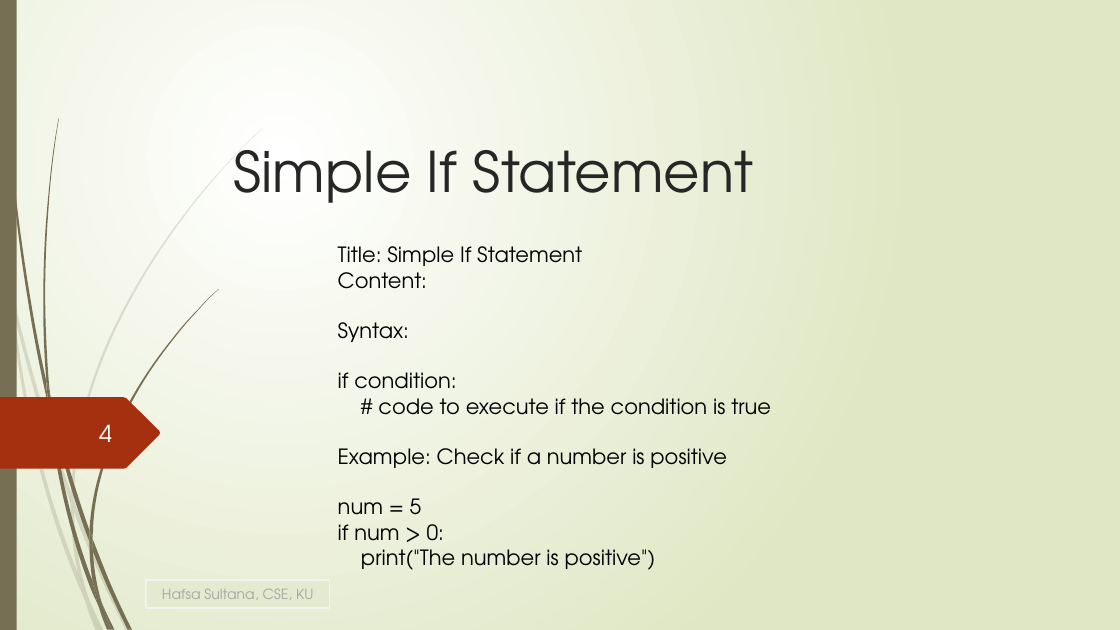
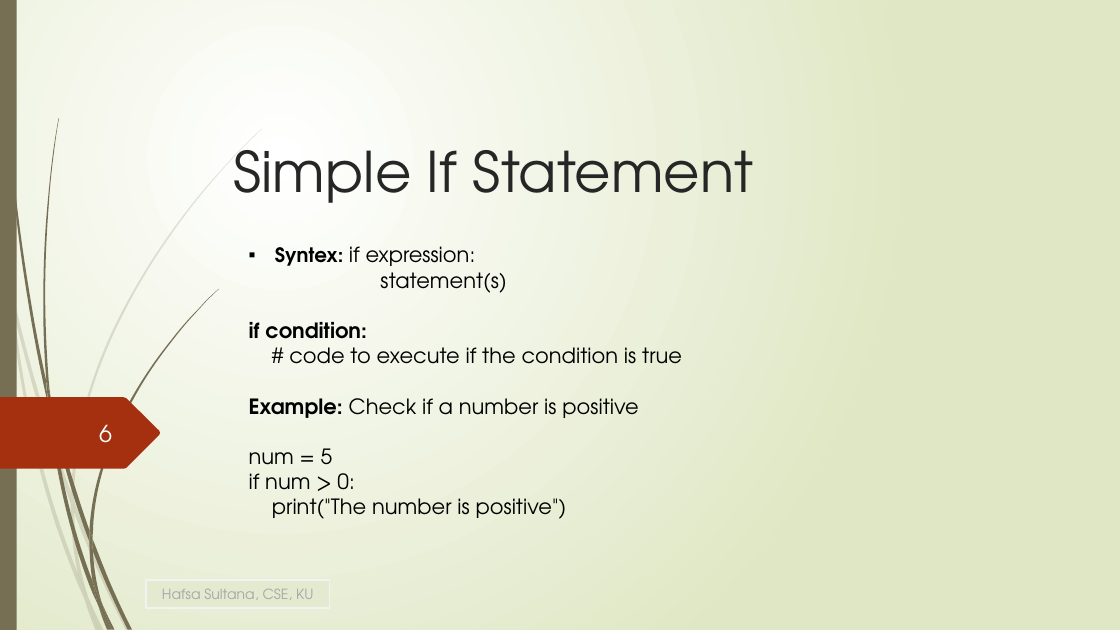
Before and after one commit to HafsaSultana/Python-Programming-Course-of-Bangladesh-Computer-Council, a slide deck: slide 6 of Lecture/Lecture6_If_Else.pptx (slide 4 before the commit). Drawn at 1120x630 pixels with LibreOffice and Linux fonts; fonts in the diff are those of the drawing. Boxes give left, top, right and bottom in pixels: in the first picture for what was removed or moved away, otherwise in the second. Text is boxed around its words. In the diff, an @@ line names an element or a change of style, - is before the commit and + after.

```diff
--- a/Lecture/Lecture6_If_Else.pptx
+++ b/Lecture/Lecture6_If_Else.pptx
@@ text "Syntex: if expression:": place and size @@
-text "Syntex: if expression:" at (338, 246, 771, 570)
+text "Syntex: if expression:" at (249, 246, 682, 519)
@@ text at (275, 246, 506, 293): text changed @@
-Title: Simple If Statement
-Content:
-Syntax:
+▪ Syntex: if expression:
+statement(s)
@@ text at (249, 322, 638, 418): bold on in "if condition:", "Example:" @@
@@ page number at (99, 424, 112, 443): text changed @@
-4
+6
```
Also in this commit, not shown: 12 other slides changed, 4 slides added, 2 slides removed, 10 other files.
